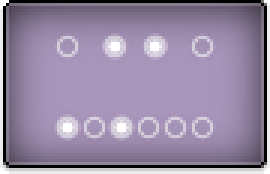
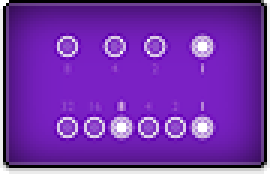
The second (270, 174) image is a revision of the first. Changes to its layers:
renamed "Calque 0" to "Calque 7", painted on it over [6,3,264,165]
